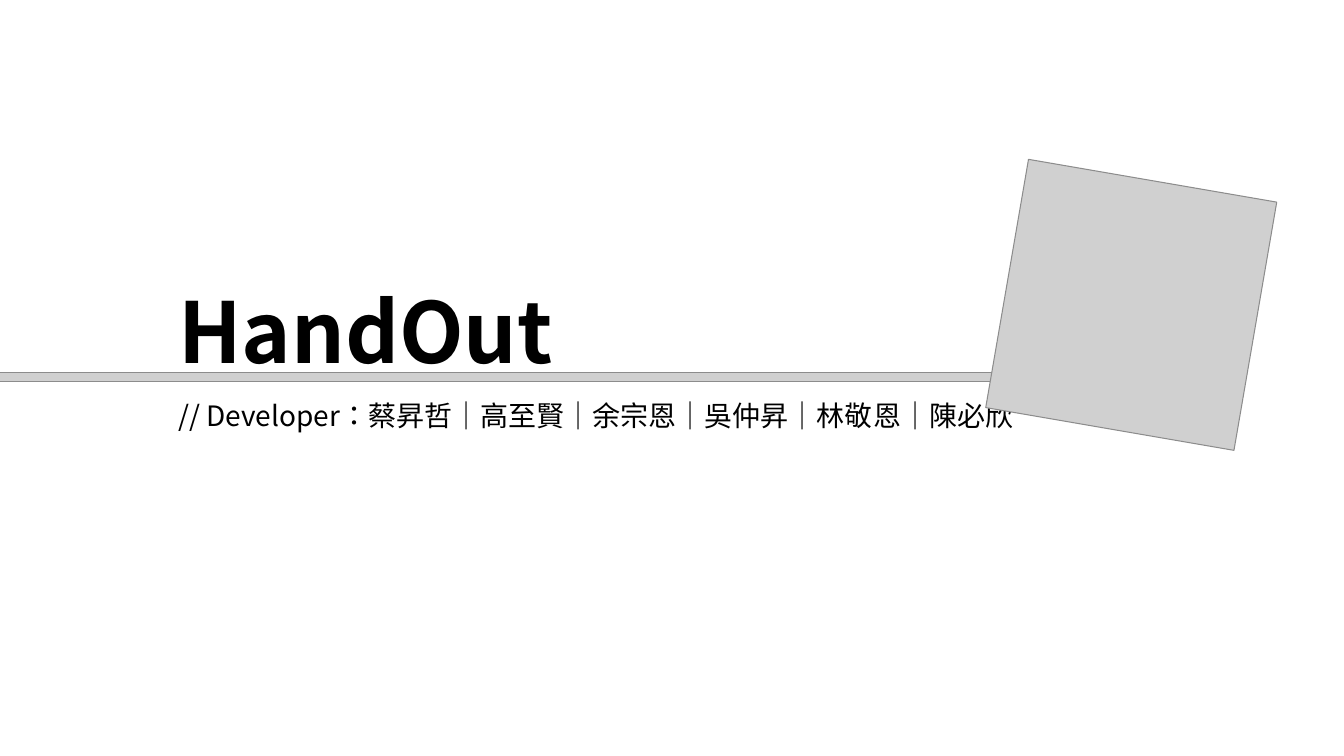
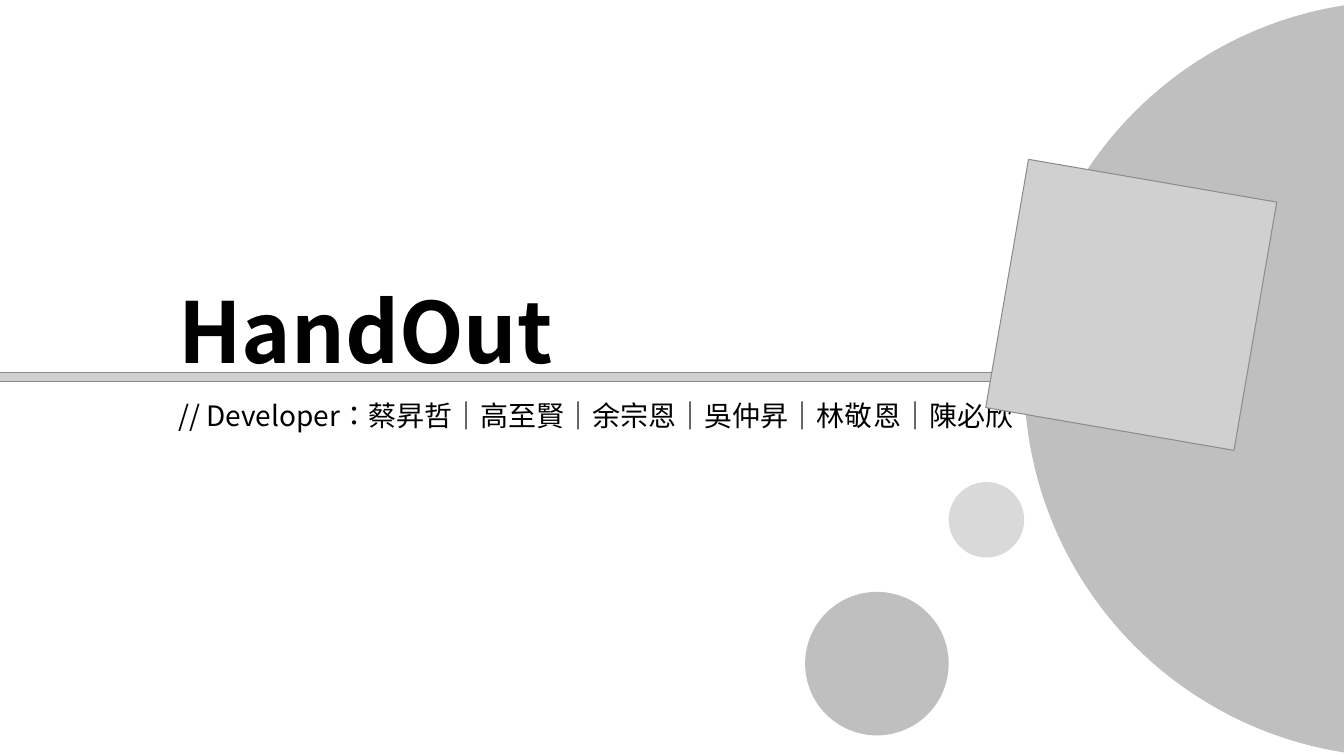
Before and after one commit to chartsai/HandOut, a slide deck: slide 1 of mock/HandOut.pptx. Drawn at 1344x756 pixels with LibreOffice and Linux fonts; fonts in the diff are those of the drawing; grey boxes stand for pictures. Boxes give left, top, right and bottom in pixels: in the first picture for what was removed or moved away, otherwise in the second. Text is boxed around its words. In the diff, an @@ line names an element or a change of style, - is before the commit and + after.

```diff
--- a/mock/HandOut.pptx
+++ b/mock/HandOut.pptx
@@ ellipse added at bbox=[1024, 1, 1344, 756], fill #BFBFBF @@
@@ ellipse added at bbox=[949, 482, 1024, 558], fill #D9D9D9 @@
@@ ellipse added at bbox=[806, 592, 949, 735], fill #BFBFBF @@
```
Also in this commit, not shown: 9 other slides changed.
